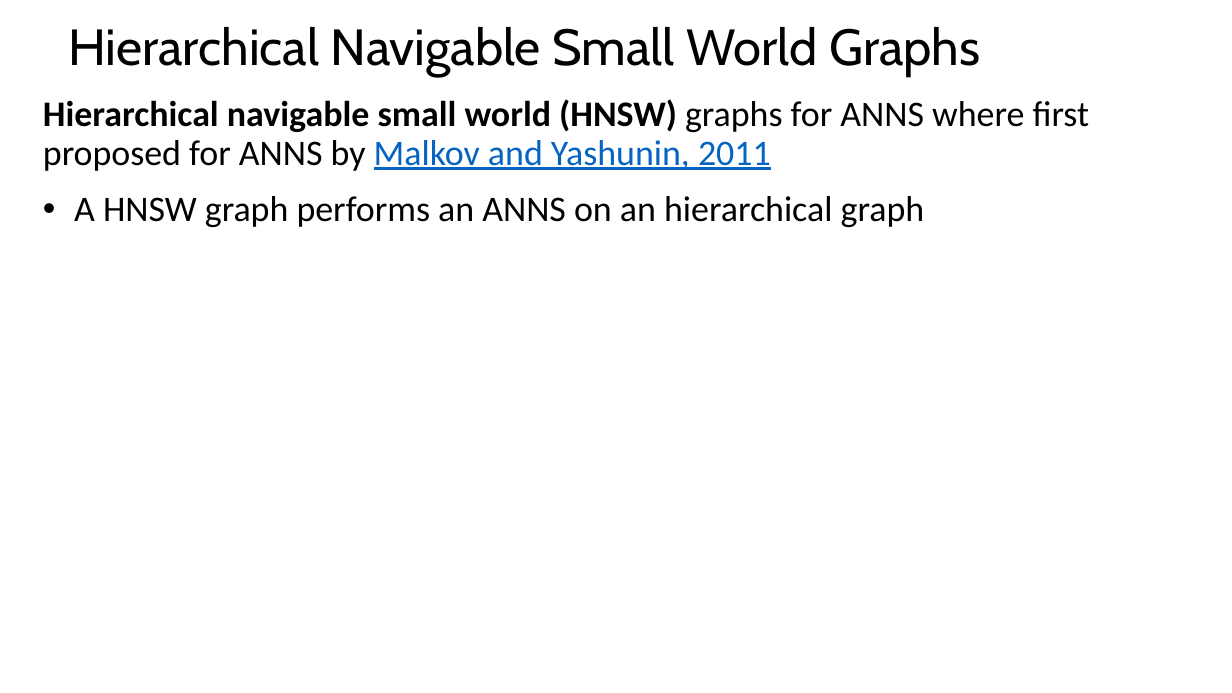
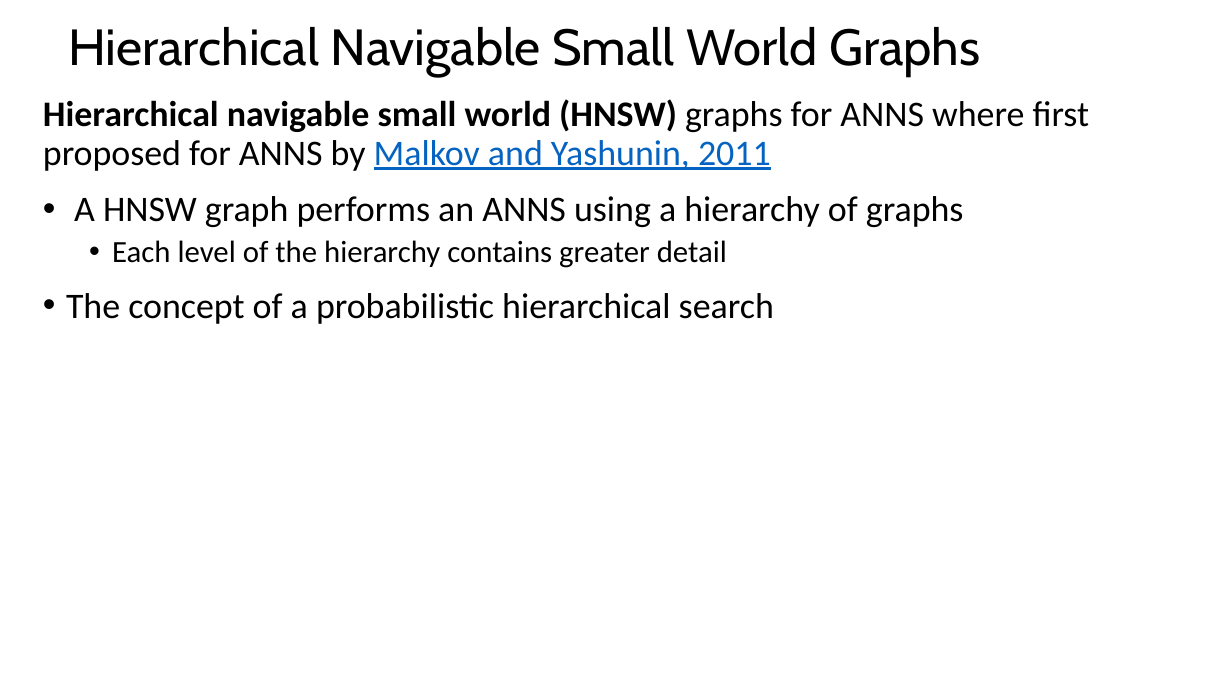
Before and after one commit to tenevian/Harvard-SSP-Data-Mining, a slide deck: slide 33 of slides/5_EfficientSimilaritySearch.pptx (slide 28 before the commit). Drawn at 1232x693 pixels with LibreOffice and Linux fonts; fonts in the diff are those of the drawing. Boxes give left, top, right and bottom in pixels: in the first picture for what was removed or moved away, otherwise in the second. Text is boxed around its words. In the diff, an @@ line names an element or a change of style, - is before the commit and + after.

```diff
--- a/slides/5_EfficientSimilaritySearch.pptx
+++ b/slides/5_EfficientSimilaritySearch.pptx
@@ text at bbox=[66, 196, 964, 324]: text changed @@
-• A HNSW graph performs an ANNS on an hierarchical graph
+• A HNSW graph performs an ANNS using a hierarchy of graphs
+  • Each level of the hierarchy contains greater detail
+• The concept of a probabilistic hierarchical search
```
Also in this commit, not shown: 5 slides added.
